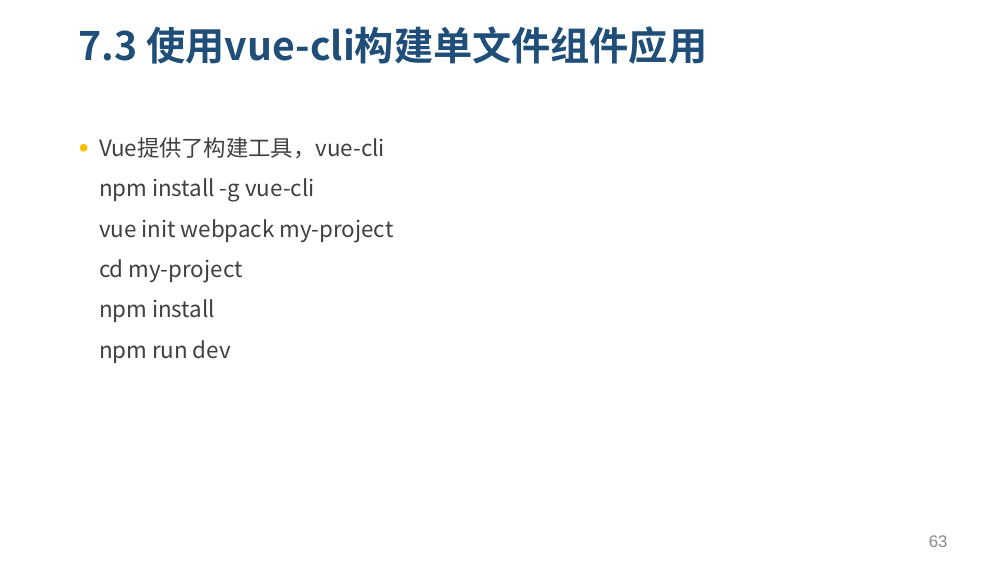
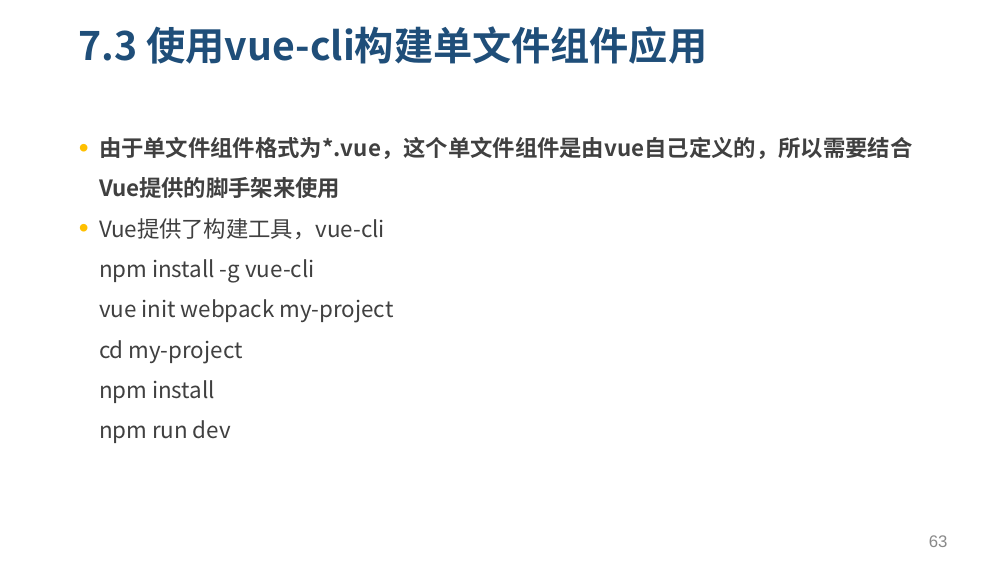
Before and after one commit to yxl2628/vuejs, a slide deck: slide 63 of 03 vue高级特性.pptx. Drawn at 1008x567 pixels with LibreOffice and Linux fonts; fonts in the diff are those of the drawing. Boxes give left, top, right and bottom in pixels: in the first picture for what was removed or moved away, otherwise in the second. Text is boxed around its words. In the diff, an @@ line names an element or a change of style, - is before the commit and + after.

Commit message:
增加了单文件组件和路由的详细说明

```diff
--- a/03 vue高级特性.pptx
+++ b/03 vue高级特性.pptx
@@ text at (99, 137, 912, 198): paragraph added @@
+• 由于单文件组件格式为*.vue，这个单文件组件是由vue自己定义的，所以需要结合Vue提供的脚手架来使用
```
Also in this commit, not shown: 11 slides added, 1 slide removed, 1 other file.
